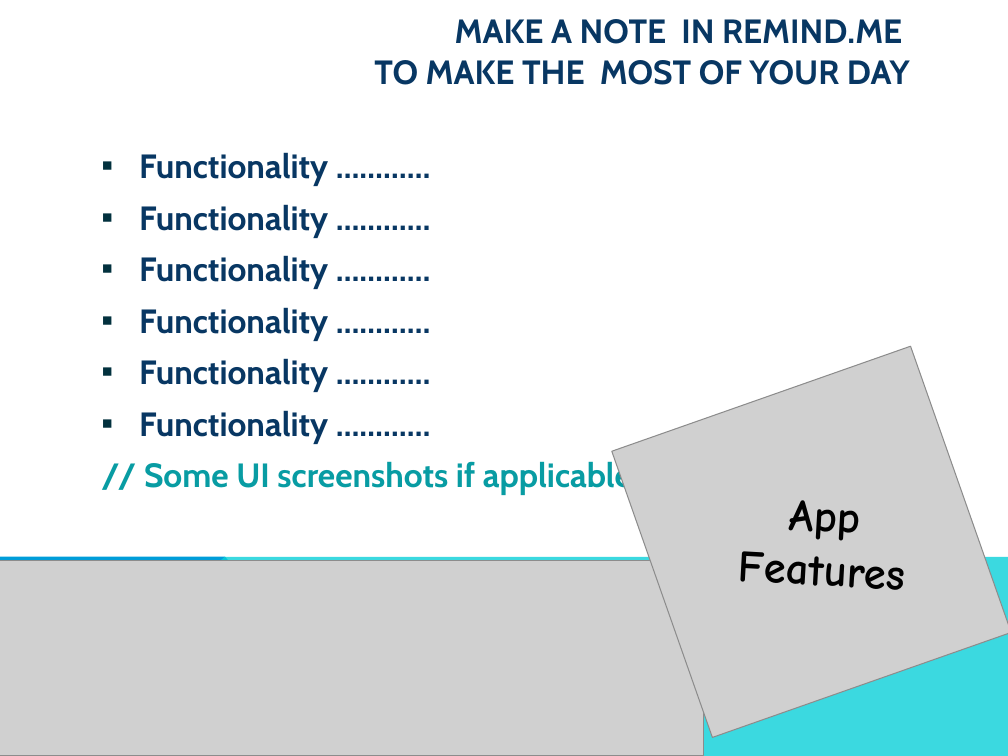
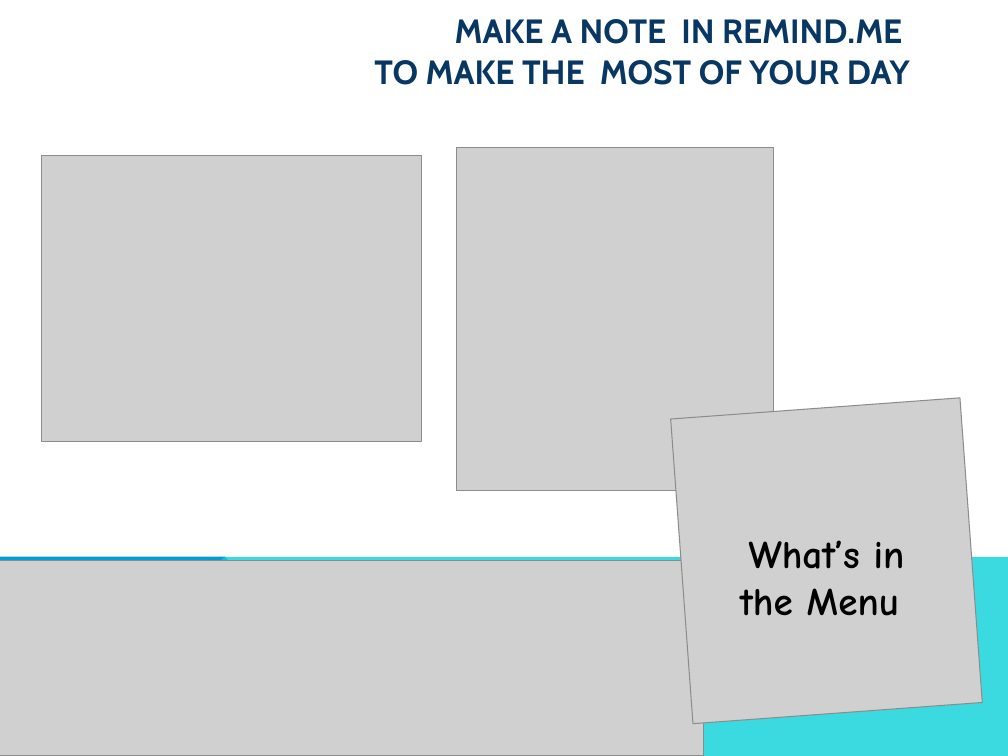
Before and after one commit to Desislava-A/REMINDmeApp, a slide deck: slide 8 of TheVisionTeam--OOP-Remind-me--project-09072018.pptx (slide 6 before the commit). Drawn at 1008x756 pixels with LibreOffice and Linux fonts; fonts in the diff are those of the drawing; grey boxes stand for pictures. Boxes give left, top, right and bottom in pixels: in the first picture for what was removed or moved away, otherwise in the second. Text is boxed around its words. In the diff, an @@ line names an element or a change of style, - is before the commit and + after.

```diff
--- a/TheVisionTeam--OOP-Remind-me--project-09072018.pptx
+++ b/TheVisionTeam--OOP-Remind-me--project-09072018.pptx
@@ picture added at (457, 148, 774, 491) @@
@@ picture added at (41, 156, 421, 442) @@
@@ text removed at (139, 152, 632, 495) @@
-▪ Functionality …………
-▪ Functionality …………
-▪ Functionality …………
-▪ Functionality …………
-▪ Functionality …………
-▪ Functionality …………
-// Some UI screenshots if applicable
@@ picture at (671, 398, 983, 724): rotation 340 to 355 degrees @@
@@ text removed at (738, 500, 904, 590) @@
-App
-Features
@@ text added at (740, 540, 905, 616), 28 pt, text #000000, bold @@
+What’s in
+the Menu
```
Also in this commit, not shown: 5 other slides changed, 2 slides added, 30 other files.
